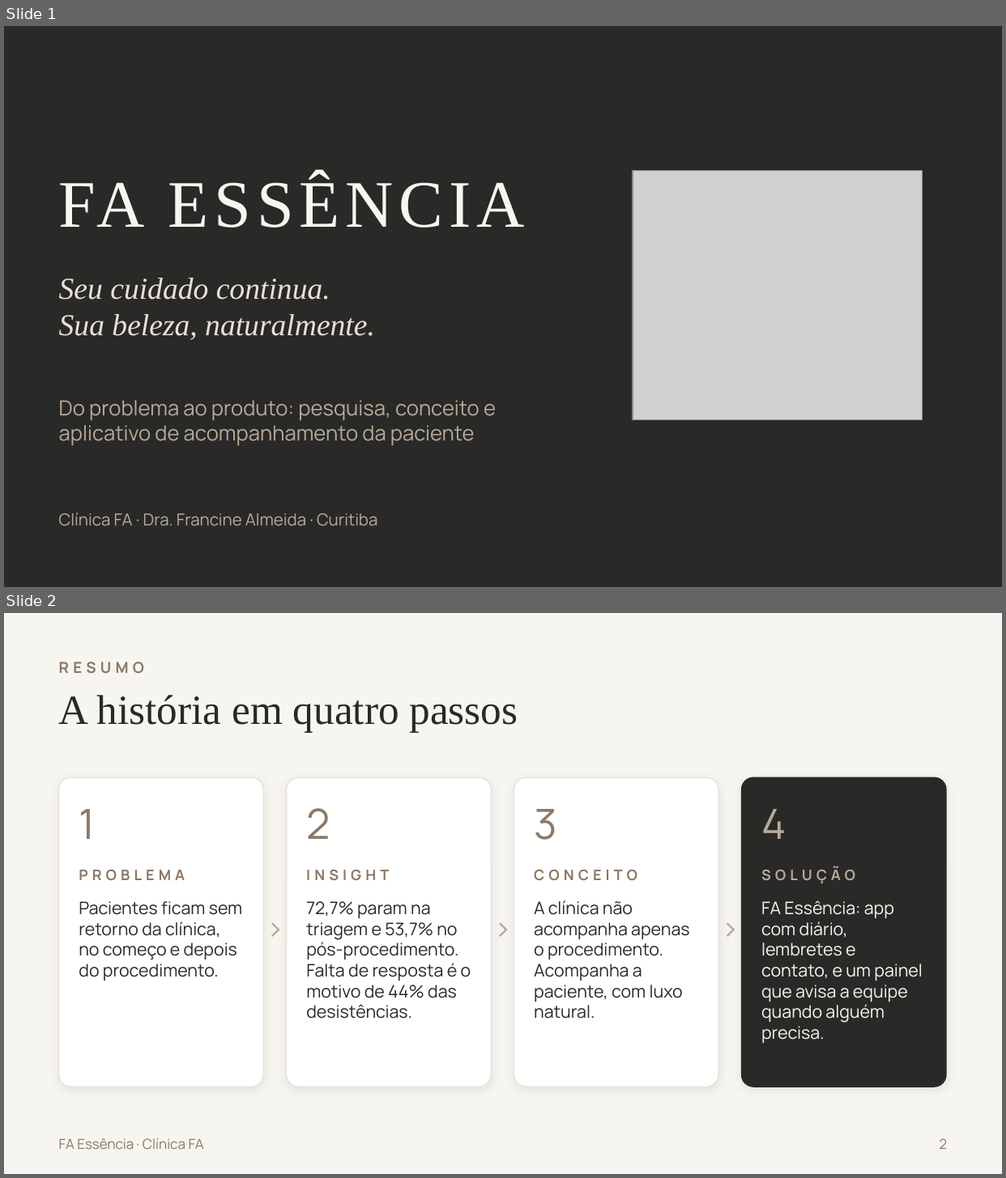
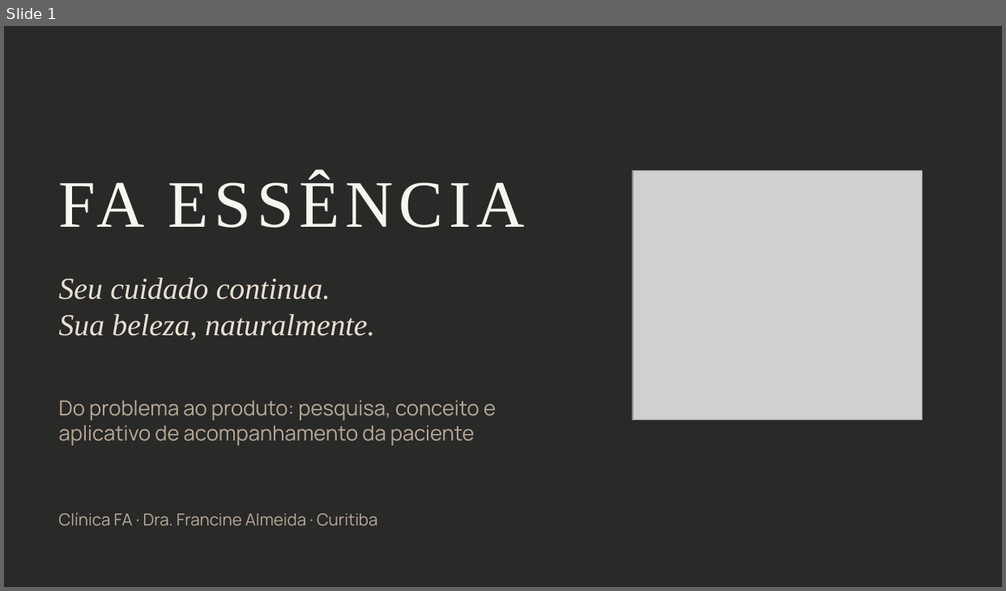
Before and after one commit to joaogstrapa10-cell/strapa.ai, a slide deck: FA-Essencia-Apresentacao.pptx. Shown one above the other, each under a label of ours: slides 1 and 2 before the commit, slide 1 after it. The pictures are 1006x1178 and 1006x591 pixels, drawn with LibreOffice and Linux fonts; fonts in the diff are those of the drawing; grey boxes stand for pictures. Boxes give left, top, right and bottom in pixels: in the first picture for what was removed or moved away, otherwise in the second. Text is boxed around its words. In the diff, an @@ line names an element or a change of style, - is before the commit and + after.

```diff
--- a/FA-Essencia-Apresentacao.pptx
+++ b/FA-Essencia-Apresentacao.pptx
@@ slide 2 removed at [4,613,1002,1174], background #F7F5F0 @@
@@ text removed at [59,662,144,673] @@
-RESUMO
@@ text removed at [59,695,518,733] @@
-A história em quatro passos
@@ rounded rectangle removed at [59,777,263,1087] @@
@@ rounded rectangle removed at [287,777,491,1087] @@
@@ rounded rectangle removed at [514,777,718,1087] @@
@@ rounded rectangle removed at [741,777,946,1087] @@
@@ text removed at [79,809,95,839] @@
-1
@@ text removed at [306,808,330,839] @@
-2
@@ text removed at [534,809,556,840] @@
-3
@@ text removed at [761,809,786,839] @@
-4
@@ text removed at [79,870,185,880] @@
-PROBLEMA
@@ text removed at [306,870,389,880] @@
-INSIGHT
@@ text removed at [534,870,637,880] @@
-CONCEITO
@@ text removed at [761,867,855,884] @@
-SOLUÇÃO
@@ text removed at [79,901,242,981] @@
-Pacientes ficam sem retorno da clínica, no começo e depois do procedimento.
@@ text removed at [263,902,287,952] @@
-›
@@ text removed at [306,901,471,1019] @@
-72,7% param na triagem e 53,7% no pós-procedimento. Falta de resposta é o motivo de 44% das desistências.
@@ text removed at [491,902,514,952] @@
-›
@@ text removed at [534,901,689,1019] @@
-A clínica não acompanha apenas o procedimento. Acompanha a paciente, com luxo natural.
@@ text removed at [718,902,741,952] @@
-›
@@ text removed at [761,901,923,1043] @@
-FA Essência: app com diário, lembretes e contato, e um painel que avisa a equipe quando alguém precisa.
@@ text removed at [59,1139,204,1149] @@
-FA Essência · Clínica FA
@@ text removed at [939,1139,947,1149] @@
-2
```
Also in this commit, not shown: 19 slides changed, 4 other slides removed, 1 other file.
